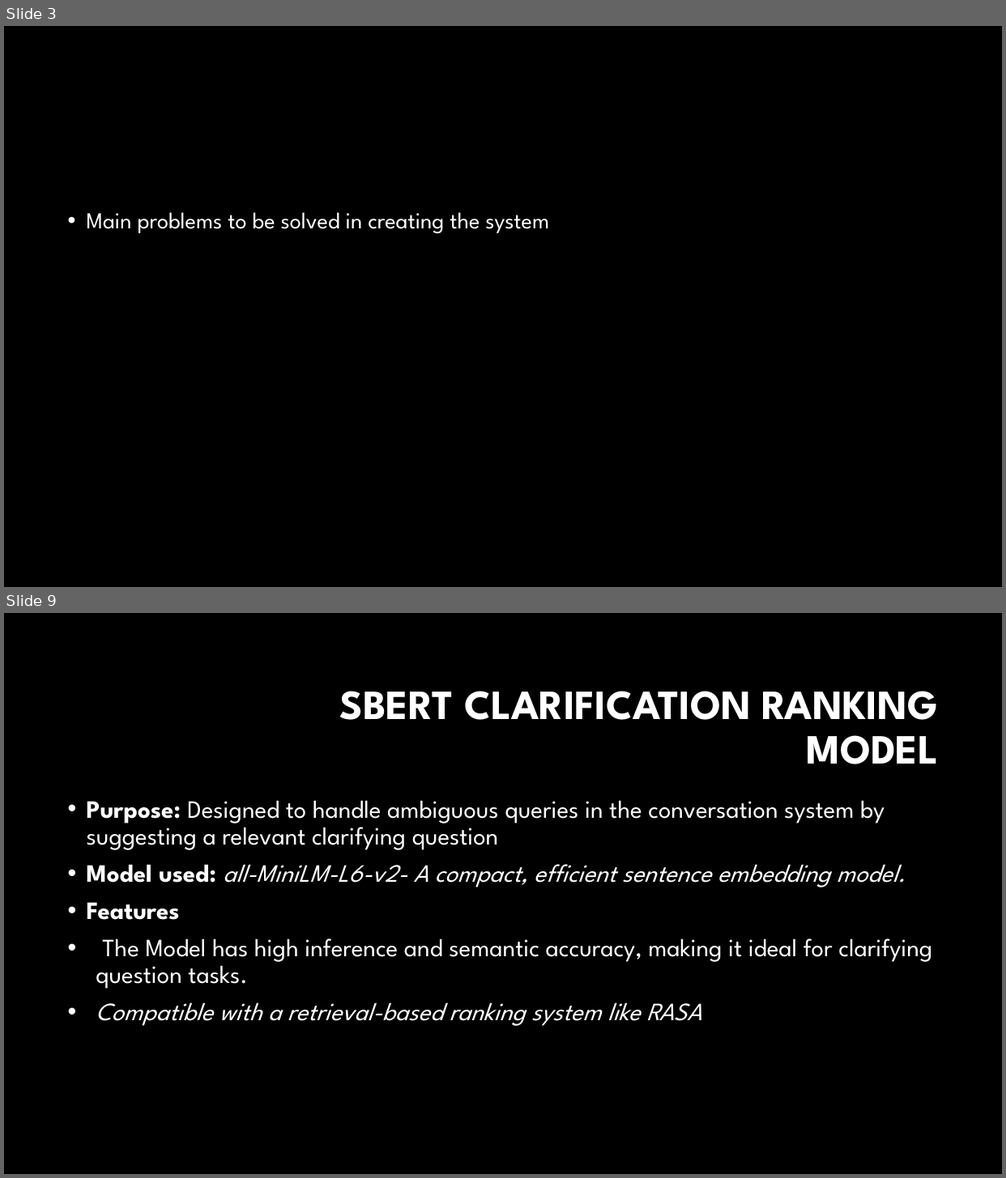
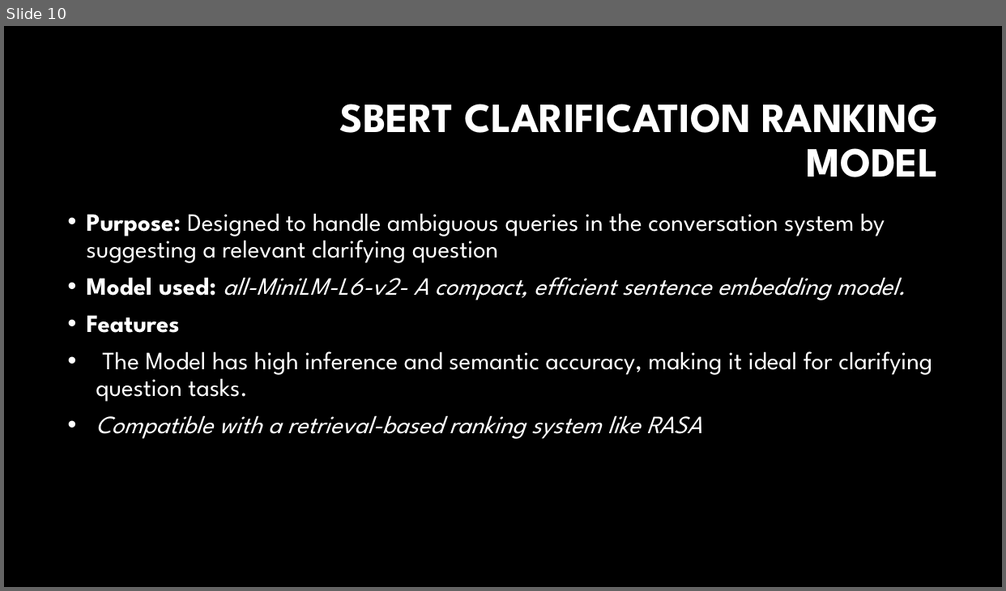
Before and after one commit to Crimson-Scot96/Conversational-AI, a slide deck: set10120_cw2_presentation.pptx. Shown one above the other, each under a label of ours: slides 3 and 9 before the commit, slide 10 after it; the slides between them are not shown. The pictures are 1006x1178 and 1006x591 pixels, drawn with LibreOffice and Linux fonts; fonts in the diff are those of the drawing; background and template pictures are left out. Boxes give left, top, right and bottom in pixels: in the first picture for what was removed or moved away, otherwise in the second. Text is boxed around its words. In the diff, an @@ line names an element or a change of style, - is before the commit and + after.

```diff
--- a/set10120_cw2_presentation.pptx
+++ b/set10120_cw2_presentation.pptx
@@ slide 3 removed at [4,26,1002,587], background #000000 @@
@@ text removed at [87,212,549,233] @@
-• Main problems to be solved in creating the system
@@ what was slide 9 is now slide 10 @@
```
Also in this commit, not shown: 10 slides changed, 3 slides added, 1 other slide removed.
